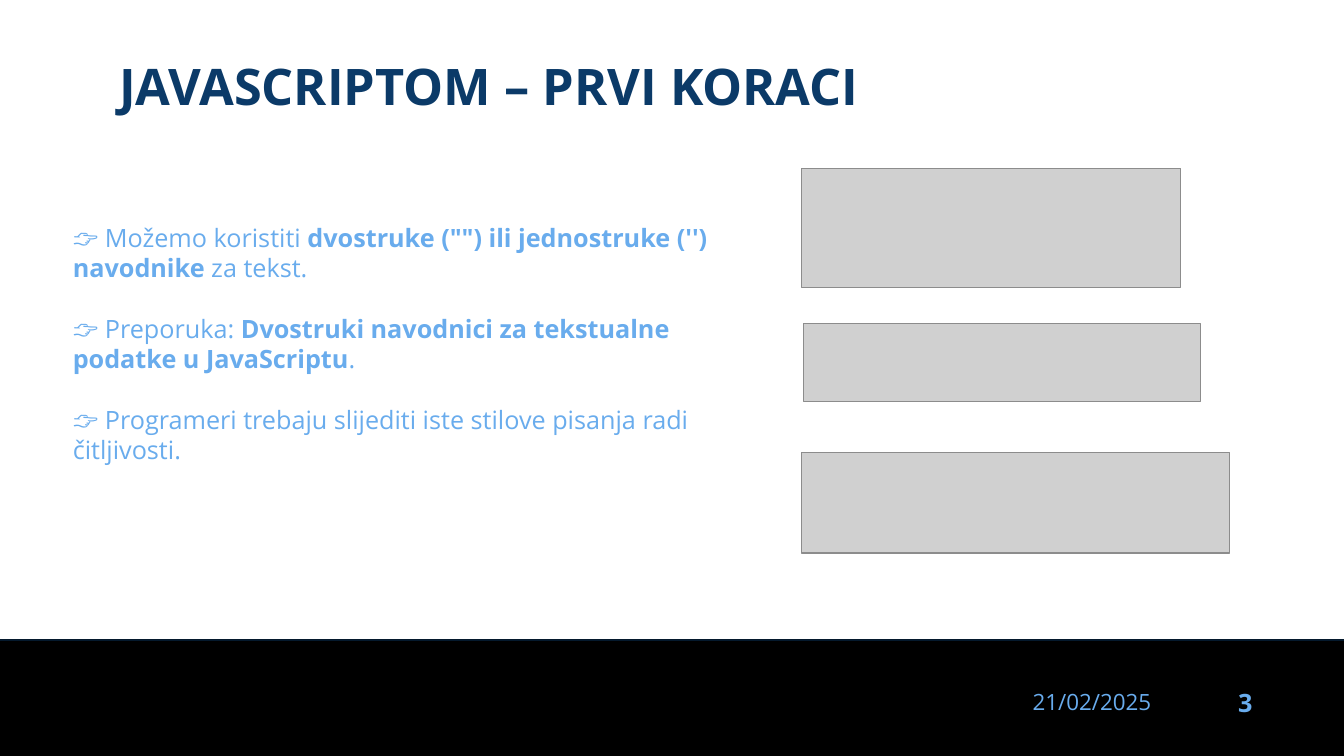
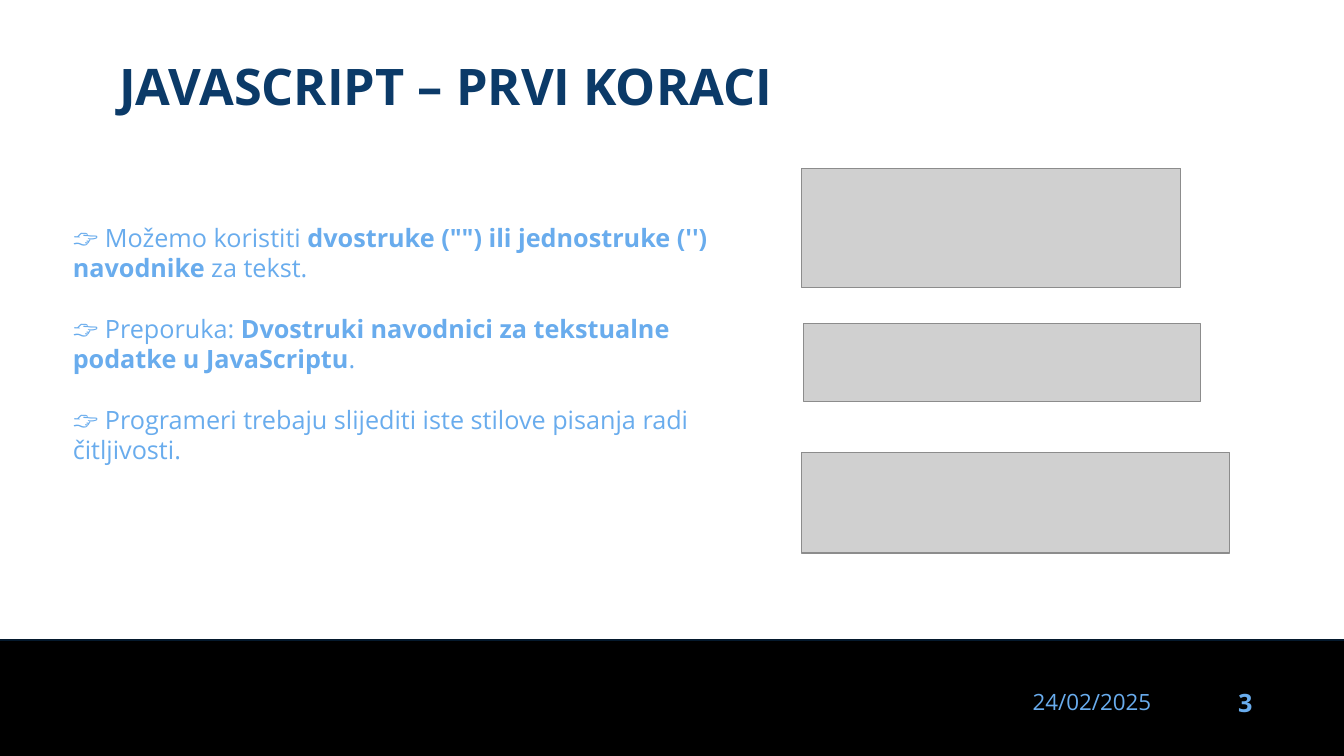
Before and after one commit to dinoDuvnjak/CTK, a slide deck: slide 3 of Bootcamp/javascript-uvod/javascript-uvod.pptx. Drawn at 1344x756 pixels with LibreOffice and Linux fonts; fonts in the diff are those of the drawing; grey boxes stand for pictures; background and template pictures are left out. Boxes give left, top, right and bottom in pixels: in the first picture for what was removed or moved away, otherwise in the second. Text is boxed around its words. In the diff, an @@ line names an element or a change of style, - is before the commit and + after.

Commit message:
Javascript gotov

```diff
--- a/Bootcamp/javascript-uvod/javascript-uvod.pptx
+++ b/Bootcamp/javascript-uvod/javascript-uvod.pptx
@@ text at (119,68,771,116): text changed @@
-JAVASCRIPTOM – PRVI KORACI
+JAVASCRIPT – PRVI KORACI
@@ text at (1033,693,1151,711): text changed @@
-21/02/2025
+24/02/2025
```
Also in this commit, not shown: 3 other slides changed, 31 slides added, 39 slides removed, 6 other files.
